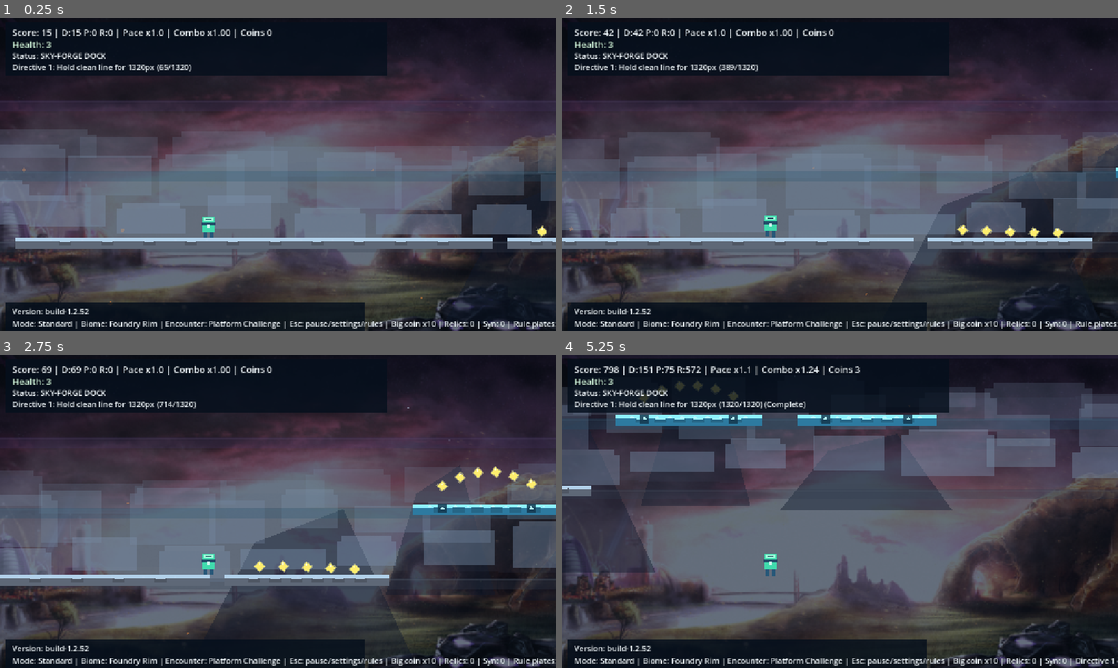
Above: before the commit, frames 1-4 (two rows, left to right).
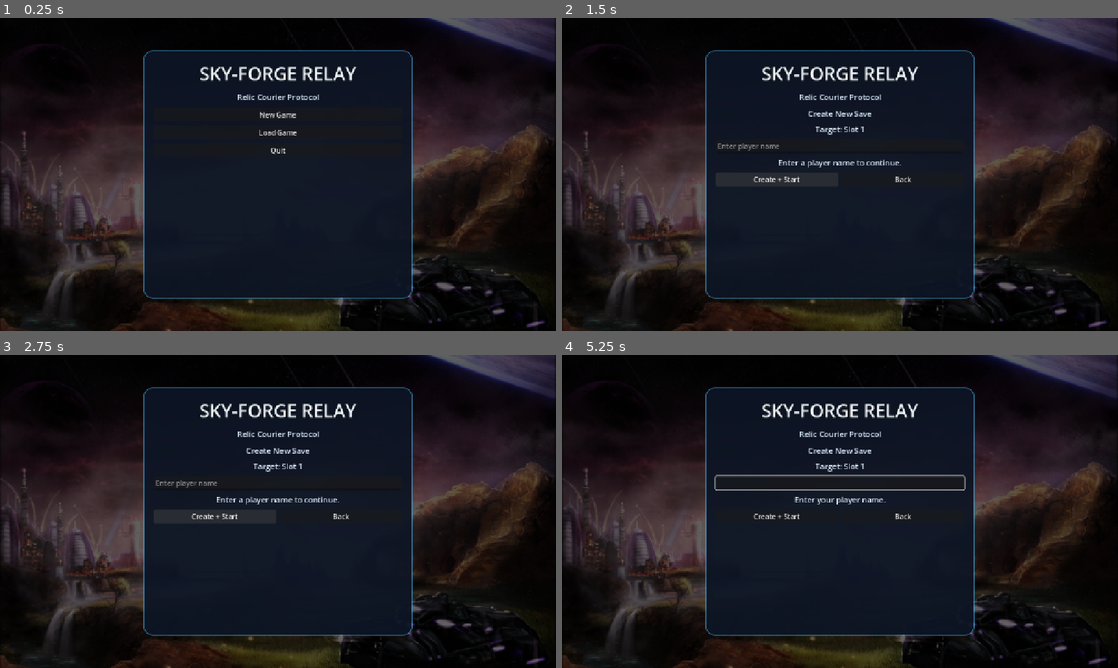
Above: after the commit, the same moments.

Repository: DKE-DEV-33/Endless-Runner-Redux
Game: Godot game, scene res://scenes/Splash.tscn
The game is run twice, just before and just after one commit, with the same random seed, the same clock (stepped at 60 frames per second) and the same inputs. Before the commit the project starts from res://scenes/Main.tscn.
Inputs (mouse positions are in pixels of both pictures, inside the frame that each line leads up to):
- Up to frame 1 (0.25 s): no input
- Up to frame 2 (1.5 s): click (840, 115) at 0.5 s, where only the run after the commit has a clickable "New Game"; click (778, 180) at 1.25 s, where only the run after the commit has a clickable "Create + Start"
- Up to frame 3 (2.75 s): click (216, 517) at 2 s, where only the run after the commit has a clickable "Create + Start"
- Up to frame 4 (5.25 s): tap Enter at 2.75 s; hold Right (ui_right) 2.78-3.5 s; tap Space (jump) at 3.02, 4.52 s; click (840, 452) at 3.5 s, where only the run after the commit has a clickable "New Game"; hold Right (ui_right) 4.28-5.03 s; hold Left (ui_left) from 5.03 s (still down)

The runs differ from the first frame. In frame 1, 82% of the frame differs, in the area x 0-100%, y 0-100%; in frame 2, 81%; in frame 3, 80%; in frame 4, 81%.

Commit message:
Set shipped startup scene to Splash menu flow

Diff:
--- a/project.godot
+++ b/project.godot
@@ -15,7 +15,7 @@
 [application]
 
 config/name="Endless Runner Redux"
-run/main_scene="res://scenes/Main.tscn"
+run/main_scene="res://scenes/Splash.tscn"
 config/features=PackedStringArray("4.6")
 
 [display]
@@ -24,7 +24,6 @@
 window/size/viewport_height=720
 window/size/window_width_override=1600
 window/size/window_height_override=900
-window/size/resizable=true
 window/stretch/mode="canvas_items"
 window/stretch/aspect="expand"
 
